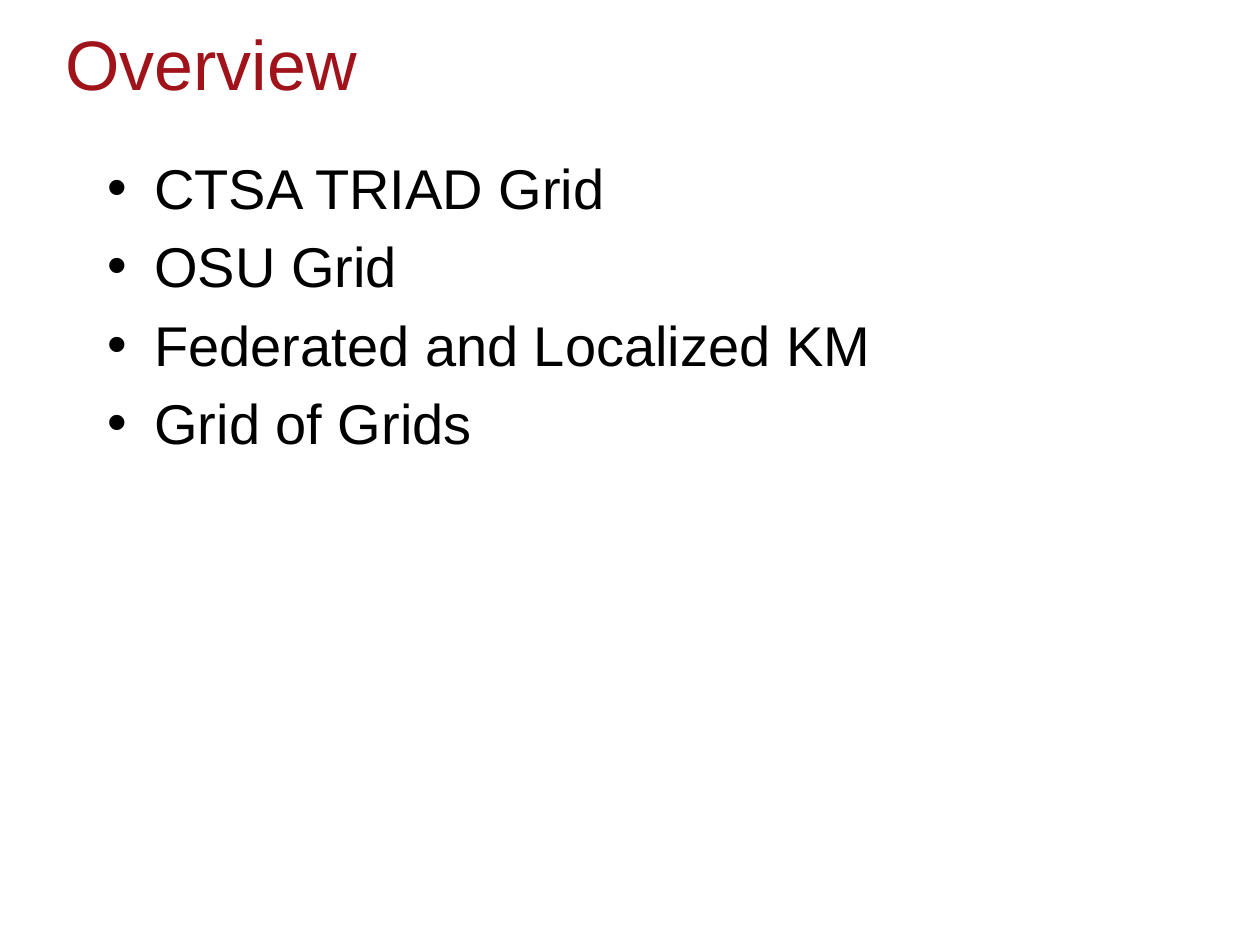
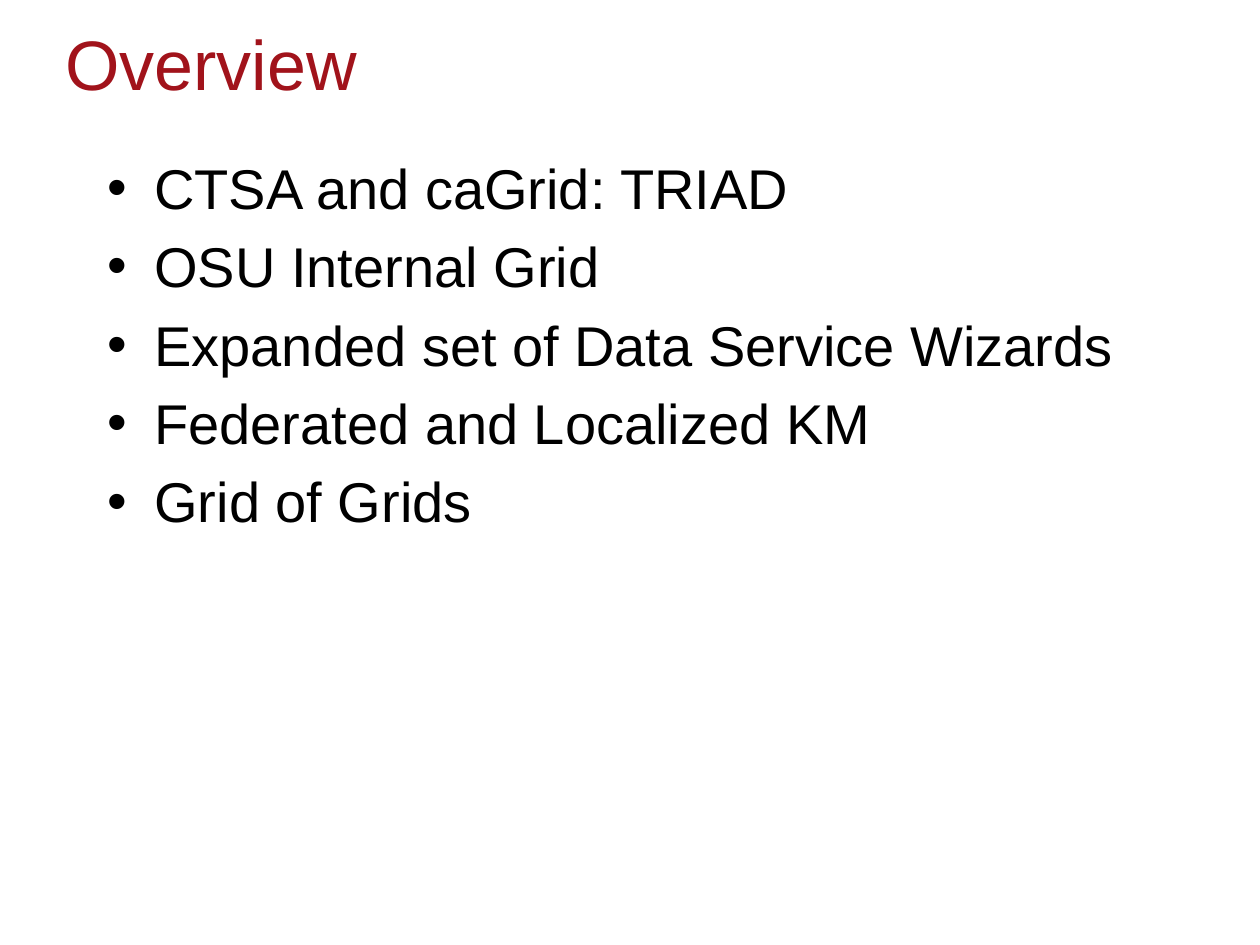
Before and after one commit to NCIP/cagrid-docs, a slide deck: slide 2 of general/presentations/200910_VCDE_ARCH/Adopting-Adapting-caGrid.pptx. Drawn at 1260x945 pixels with LibreOffice and Linux fonts; fonts in the diff are those of the drawing; background and template pictures are left out. Boxes give left, top, right and bottom in pixels: in the first picture for what was removed or moved away, otherwise in the second. Text is boxed around its words. In the diff, an @@ line names an element or a change of style, - is before the commit and + after.

```diff
--- a/general/presentations/200910_VCDE_ARCH/Adopting-Adapting-caGrid.pptx
+++ b/general/presentations/200910_VCDE_ARCH/Adopting-Adapting-caGrid.pptx
@@ text at <box>154,168,1112,376</box>: text changed @@
-• CTSA TRIAD Grid
-• OSU Grid
+• CTSA and caGrid: TRIAD
+• OSU Internal Grid
+• Expanded set of Data Service Wizards
```
Also in this commit, not shown: 4 other slides changed, 5 slides added, 13 slides removed.
